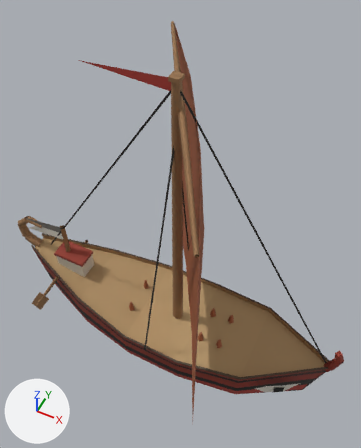
The glTF model public/harbour/kit/hull_eur_greek_small.glb, before and after one commit.
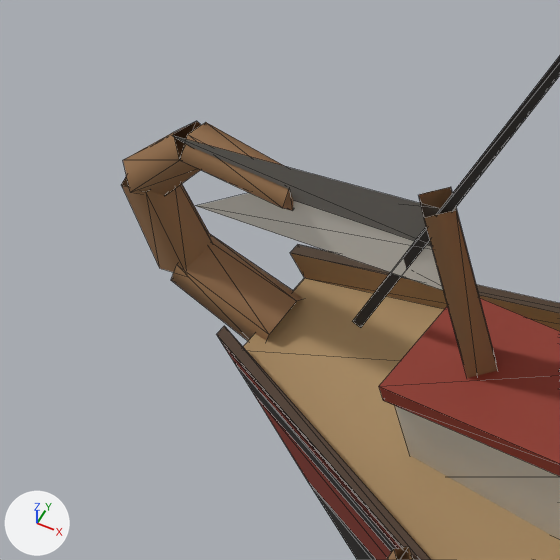
Each version appears first whole from a 50 mm lens placed at (4.06, -7.46, 14.66), pointed at (0.05, 0.57, 4.62), and next in a close-up on the part from 0% to 22% of the width and 44% to 62% of the height. Arrows for +X, +Y and +Z are at lower left; the lights stay in place. The first two pictures are the older version. The close-ups show mesh edges as thin lines. Where no turn or scale is listed for an object, it has been applied to the vertices. Vertices at exactly the same position are counted once.

The first close-up shows 'deck', 'flag', 'hull', 'mast', 'rigging'.
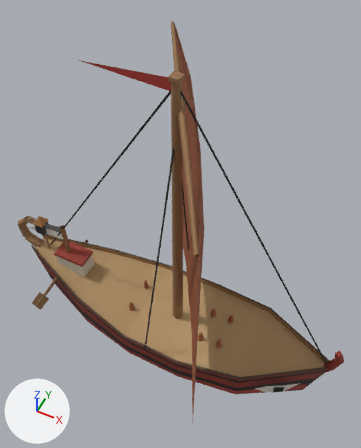
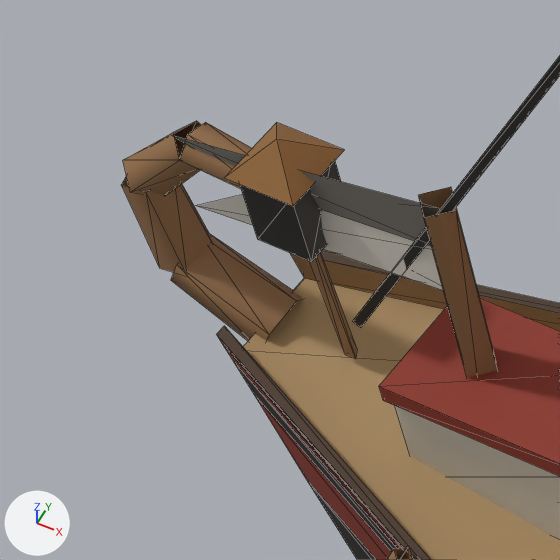
Where the newer file only moved an object's origin or applied its transform, the numbers keep the older frame.

Edits to the bpy script that builds the scene:
```text
Add mat_hb_emissive:
    mat_hb_emissive = bpy.data.materials.new('hb_emissive')
    # nodes: BsdfPrincipled, Mix, OutputMaterial, VertexColor
    # colours: white #e7e7e7, mixed with the vertex colours
Change me_deck_004:
    used by ob_deck; location = (-1.585, 0.0, 0.603)
    remove me_deck_004.from_pydata(...)  # 96 vertices, 132 faces; spans x -3.55..3.55, y -1.04..1.04, z -1.46..1.46
    add me_deck_004.from_pydata(...)  # 111 vertices, 144 faces; spans x -3.55..3.55, y -1.04..1.04, z -1.46..2.56
    me_deck_004 part 1
    15 vertices are added at x -3.16..-2.79, y -0.19..0.19, z 1.08..2.56
    12 new faces join them
Add me_stern_lantern_glass_004:
    me_stern_lantern_glass_004.from_pydata(...)  # 8 vertices, 8 faces; spans x -0.15..0.15, y -0.15..0.15, z -0.217..0.217
    me_stern_lantern_glass_004.materials.append(mat_hb_emissive)
Add ob_stern_lantern_glass:
    ob_stern_lantern_glass = bpy.data.objects.new('stern_lantern_glass', me_stern_lantern_glass_004)
    ob_stern_lantern_glass.location = (-4.56, 0.0, 2.778)
```

Boxes (x1, y1, x2, y2) around the edits, measured in the close-ups (560 x 560 px):
'deck', reshaped
    before: (379, 298, 560, 560)
    after: (225, 122, 560, 560)
'stern_lantern_glass', added
    after: (240, 161, 341, 262)
part 1 of me_deck_004, added
    after: (225, 122, 357, 358)
